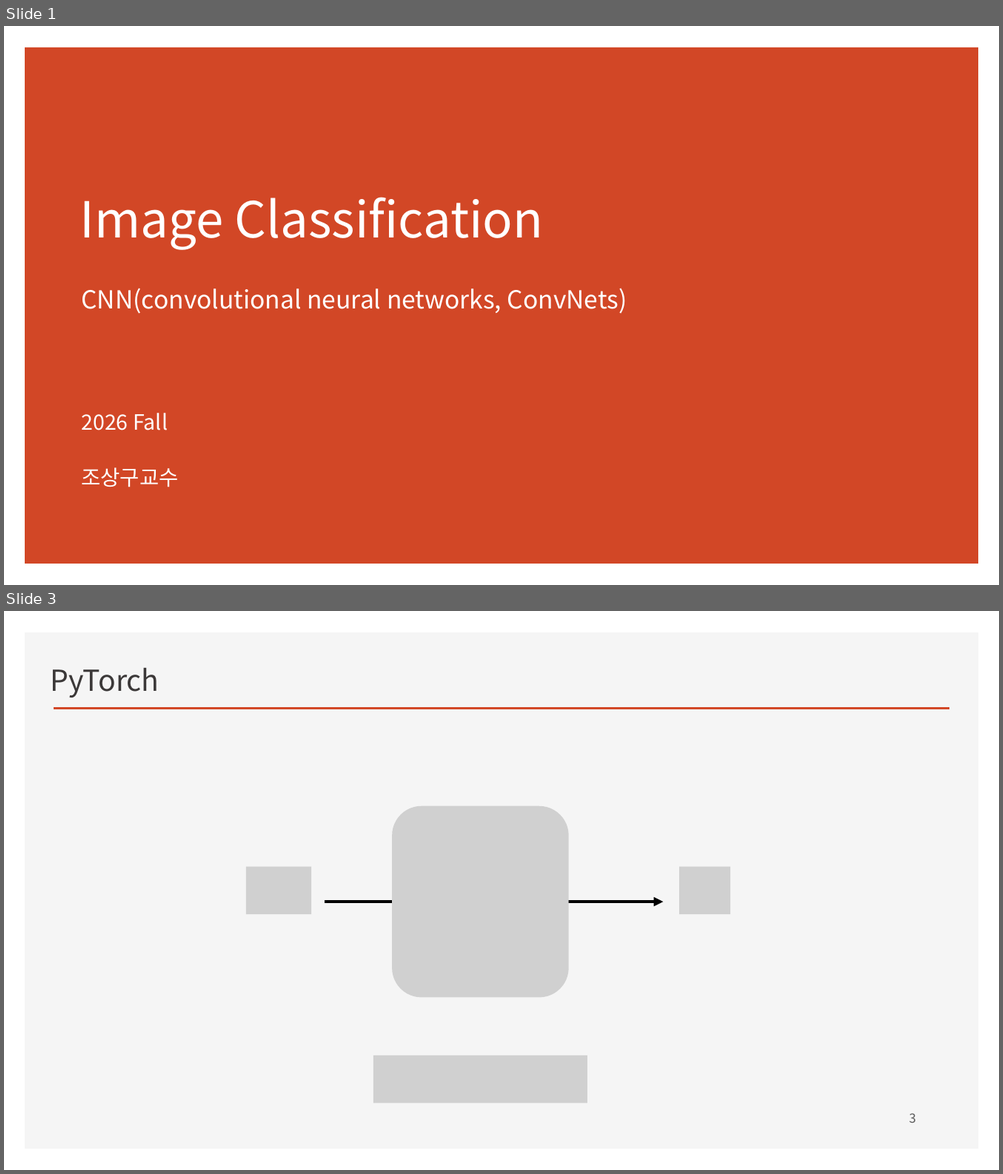
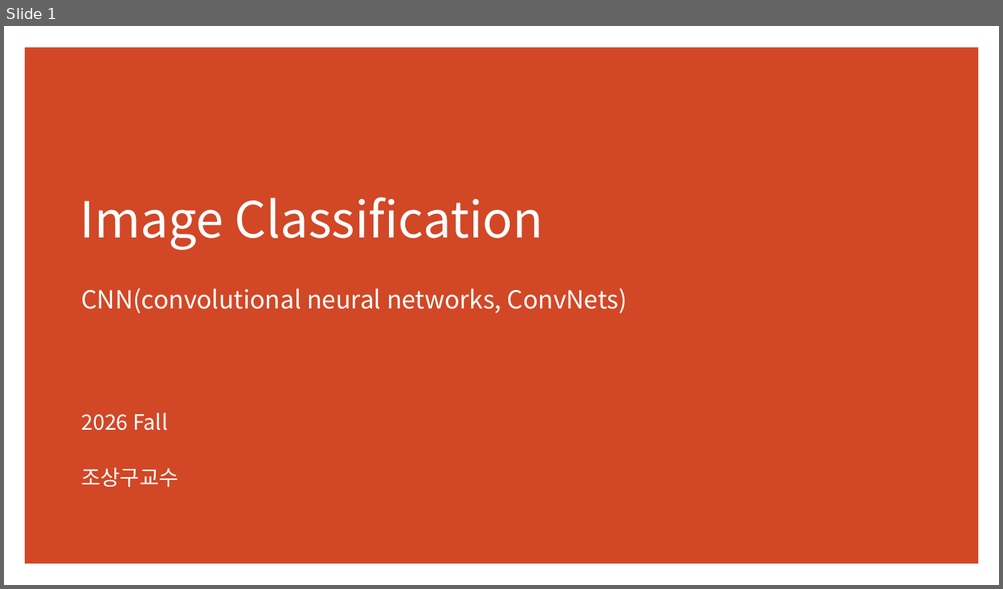
Before and after one commit to ancestor9/2026_Fall_Deep-Learning-with-Python, a slide deck: CNN/CNN.pptx. Shown one above the other, each under a label of ours: slides 1 and 3 before the commit, slide 1 after it; the slides between them are not shown. The pictures are 1003x1174 and 1003x589 pixels, drawn with LibreOffice and Linux fonts; fonts in the diff are those of the drawing; grey boxes stand for pictures; background and template pictures are left out. Boxes give left, top, right and bottom in pixels: in the first picture for what was removed or moved away, otherwise in the second. Text is boxed around its words. In the diff, an @@ line names an element or a change of style, - is before the commit and + after.

```diff
--- a/CNN/CNN.pptx
+++ b/CNN/CNN.pptx
@@ slide 3 removed at bbox=[4, 611, 999, 1170], background #FFFFFF @@
@@ rectangle removed at bbox=[25, 632, 979, 1150] @@
@@ text removed at bbox=[50, 667, 159, 698] @@
-PyTorch
@@ line removed from (54, 709) to (949, 709) @@
@@ picture removed at bbox=[392, 806, 569, 998] @@
@@ picture removed at bbox=[246, 867, 311, 914] @@
@@ picture removed at bbox=[679, 867, 730, 914] @@
@@ arrow removed from (325, 902) to (663, 902) @@
@@ picture removed at bbox=[373, 1056, 587, 1103] @@
@@ page number removed at bbox=[909, 1113, 916, 1123] @@
-3
```
Also in this commit, not shown: 12 slides changed, 11 slides added, 6 other slides removed.
